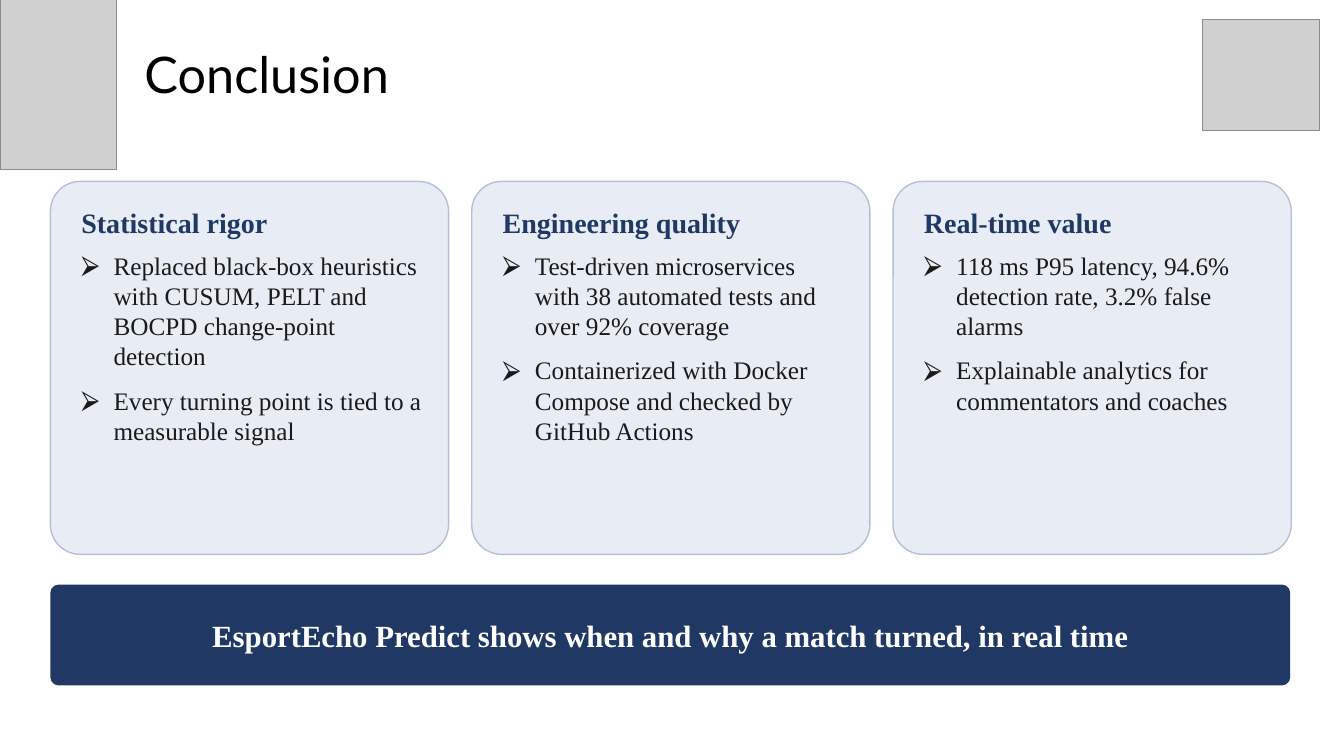
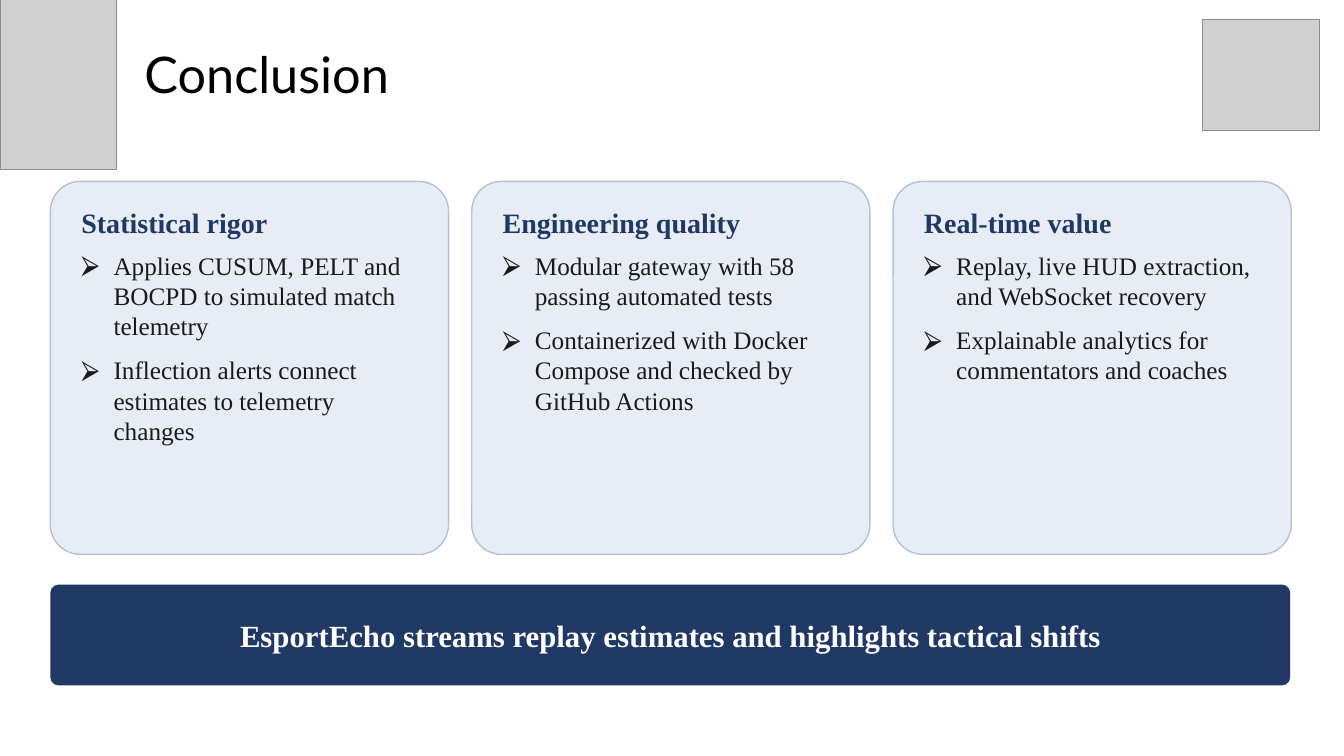
Before and after one commit to MITHUNtech11/CSA1021-SOFTWARE-ENGINEERING-, a slide deck: slide 15 of Capstone/EsportEcho_Capstone (1).pptx. Drawn at 1344x756 pixels with LibreOffice and Linux fonts; fonts in the diff are those of the drawing; grey boxes stand for pictures. Boxes give left, top, right and bottom in pixels: in the first picture for what was removed or moved away, otherwise in the second. Text is boxed around its words. In the diff, an @@ line names an element or a change of style, - is before the commit and + after.

Commit message:
feat: initialize EsportEcho capstone project with analytics, gateway, and client services

```diff
--- a/Capstone/EsportEcho_Capstone (1).pptx
+++ b/Capstone/EsportEcho_Capstone (1).pptx
@@ text in rounded rectangle at (114, 257, 400, 446): text changed @@
-⮚ Replaced black-box heuristics with CUSUM, PELT and BOCPD change-point detection
-⮚ Every turning point is tied to a measurable signal
+⮚ Applies CUSUM, PELT and BOCPD to simulated match telemetry
+⮚ Inflection alerts connect estimates to telemetry changes
@@ text in rounded rectangle at (535, 257, 794, 311): text changed @@
-⮚ Test-driven microservices with 38 automated tests and over 92% coverage
+⮚ Modular gateway with 58 passing automated tests
@@ text in rounded rectangle at (956, 257, 1250, 311): text changed @@
-⮚ 118 ms P95 latency, 94.6% detection rate, 3.2% false alarms
+⮚ Replay, live HUD extraction, and WebSocket recovery
@@ text in rounded rectangle at (240, 625, 1100, 653): text changed @@
-EsportEcho Predict shows when and why a match turned, in real time
+EsportEcho streams replay estimates and highlights tactical shifts
```
Also in this commit, not shown: 9 other slides changed, 29 other files.
